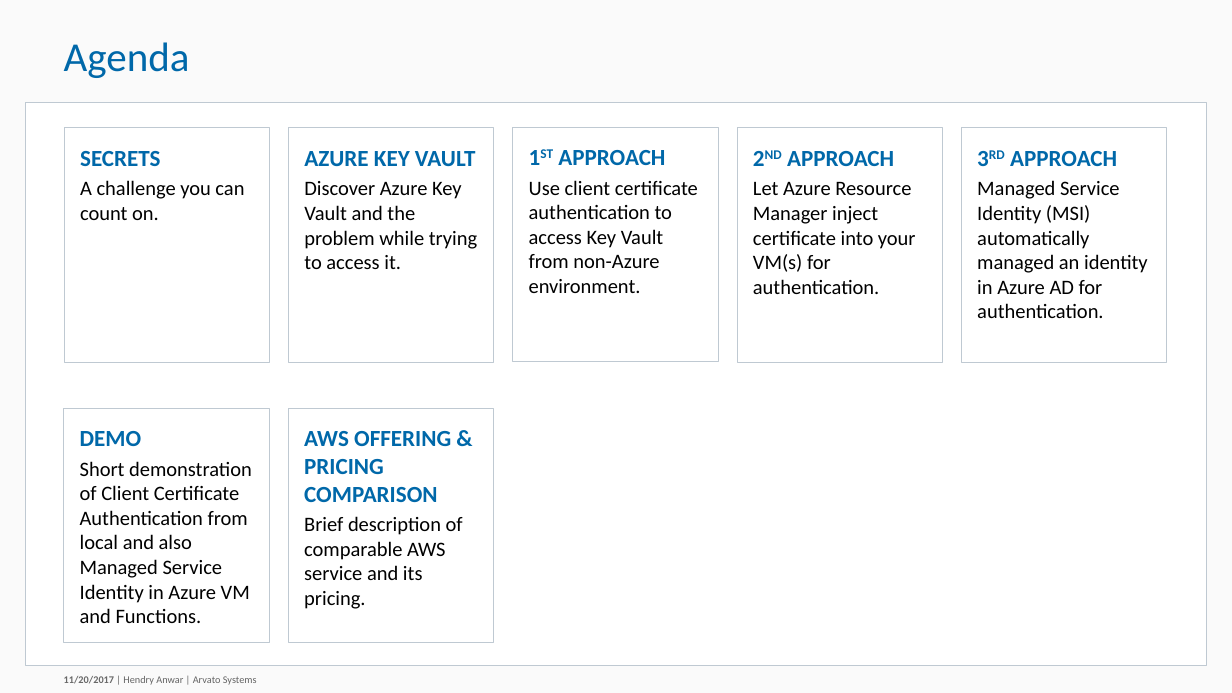
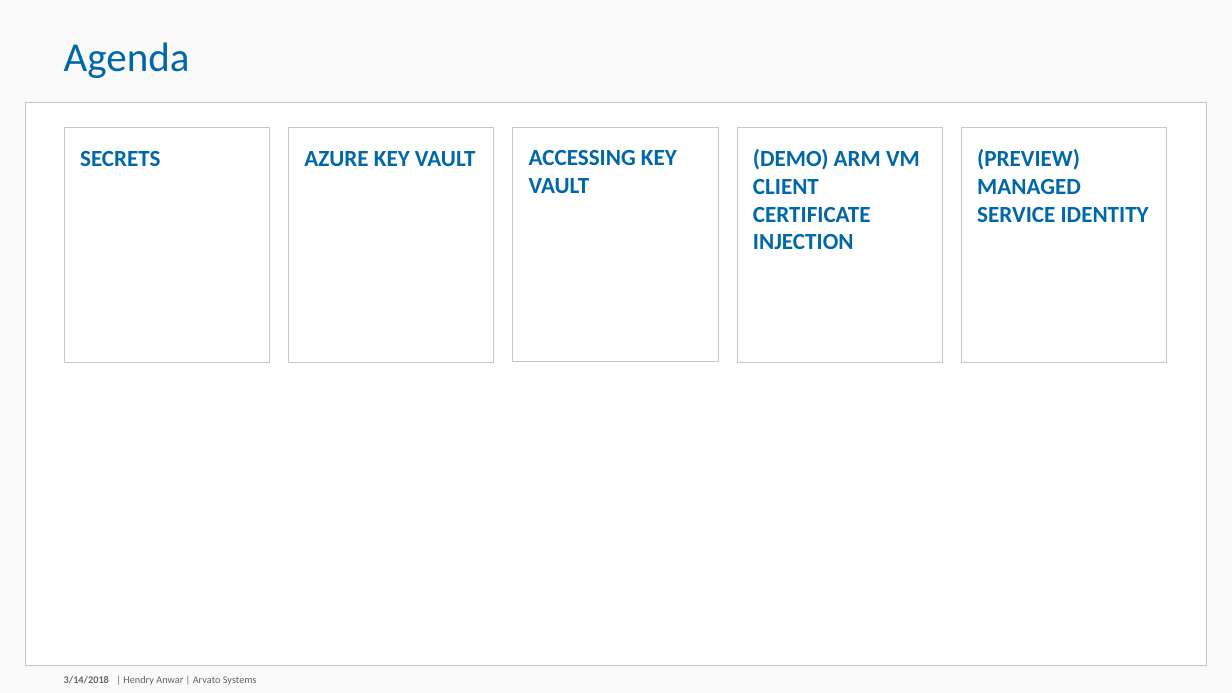
Before and after one commit to hendryanw/devcon-secure-access-keyvault-secrets, a slide deck: slide 2 of Securely Access Secrets within Azure Key Vault.pptx. Drawn at 1232x693 pixels with LibreOffice and Linux fonts; fonts in the diff are those of the drawing; background and template pictures are left out. Boxes give left, top, right and bottom in pixels: in the first picture for what was removed or moved away, otherwise in the second. Text is boxed around its words. In the diff, an @@ line names an element or a change of style, - is before the commit and + after.

```diff
--- a/Securely Access Secrets within Azure Key Vault.pptx
+++ b/Securely Access Secrets within Azure Key Vault.pptx
@@ text at <box>753,149,920,249</box>: text changed; size 16 to 18 pt; text colour #000000 to #0068A9; bold on @@
-2ND APPROACH
-  Let Azure Resource Manager inject certificate into your VM(s) for authentication.
+(DEMO) ARM VM CLIENT CERTIFICATE INJECTION
@@ text at <box>977,149,1149,222</box>: text changed; size 16 to 18 pt; text colour #000000 to #0068A9; bold on @@
-3RD APPROACH
-  Managed Service Identity (MSI) automatically managed an identity in Azure AD for authentication.
+(PREVIEW) MANAGED SERVICE IDENTITY
@@ text at <box>529,150,677,193</box>: text changed; size 16 to 18 pt; text colour #000000 to #0068A9; bold on @@
-1ST APPROACH
-  Use client certificate authentication to access Key Vault from non-Azure environment.
+ACCESSING KEY VAULT
@@ text at <box>80,180,244,220</box>: paragraph removed @@
-  A challenge you can count on.
@@ text at <box>304,181,477,269</box>: paragraph removed @@
-  Discover Azure Key Vault and the problem while trying to access it.
@@ text removed at <box>64,407,269,642</box> @@
-DEMO
-  Short demonstration of Client Certificate Authentication from local and also Managed Service Identity in Azure VM and Functions.
@@ text removed at <box>288,407,493,642</box> @@
-AWS OFFERING & PRICING COMPARISON
-  Brief description of comparable AWS service and its pricing.
@@ text at <box>64,676,109,684</box>: text changed @@
-11/20/2017
+3/14/2018
```
Also in this commit, not shown: 8 other slides changed, 3 slides added, 5 slides removed, 2 other files.
